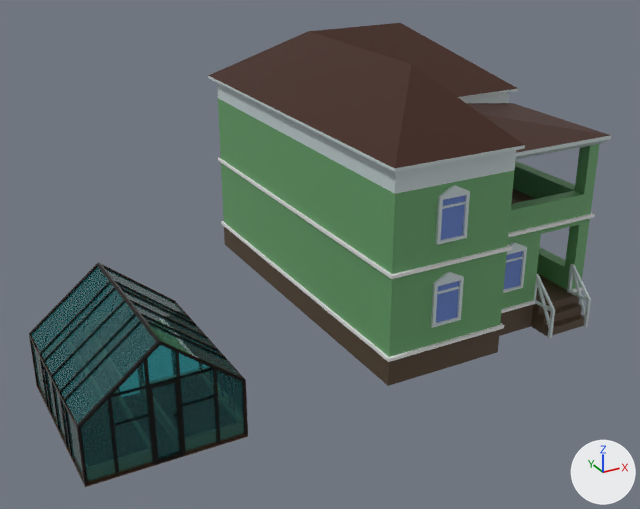
Before and after pictures for a commit that changed the Blender file stuff/Buildings/Managment/Models/Hotel.blend.
Camera for both pictures: a camera (50 mm lens) standing at (-27.9, -41.6, 31.9) and looking at (1.3, 11.4, 5.3). The lights are fixed; the arrows at lower right show +X, +Y and +Z.

In view in the first picture: 'Building S', 'Decoration', 'Hotel', 'Window.001', 'Window.002', 'Window.003'.
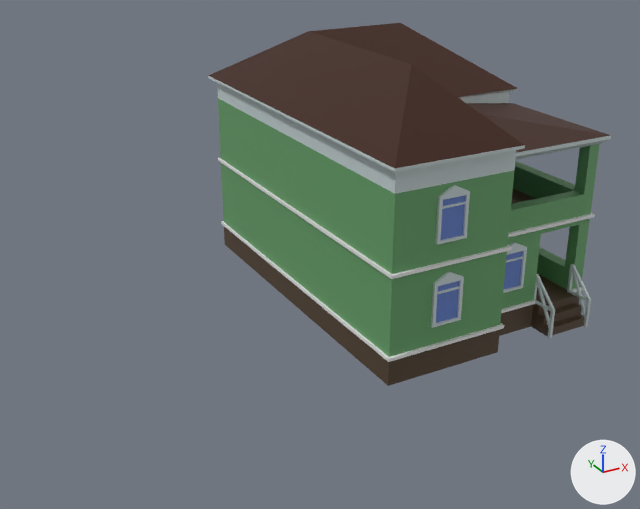
Location of each change, (x1, y1, x2, y2) in pixels of the pictures (640 x 509 px):
'Building S', deleted (cyan): before (29, 262, 248, 487)
    faces in mat_material_001 (cyan #51dee7): (31, 267, 244, 481)
    faces in mat_material (brown #331405): (29, 262, 248, 487)

The edits, one by one:
Object 'Building S' (ob_building_s) is deleted.
